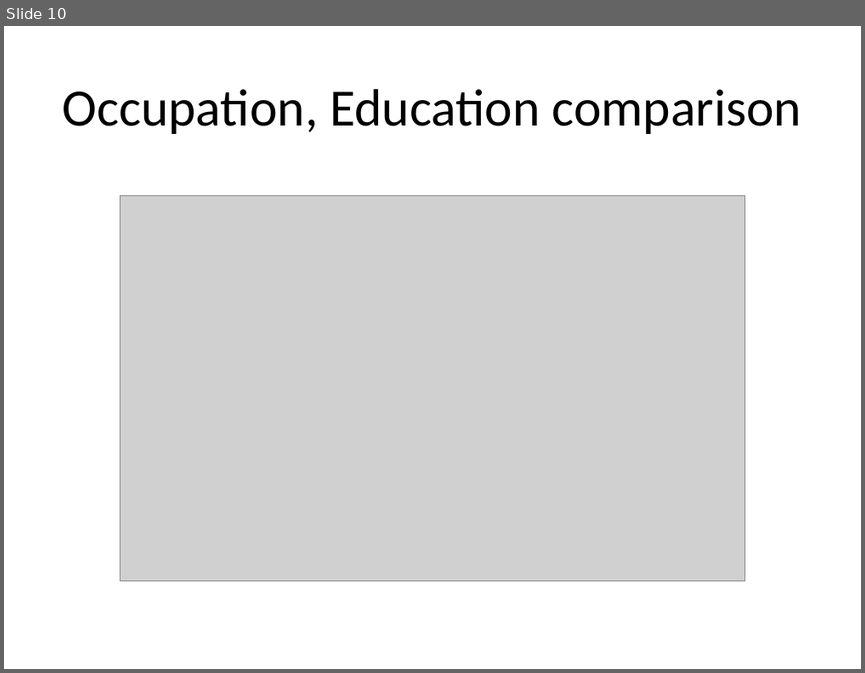
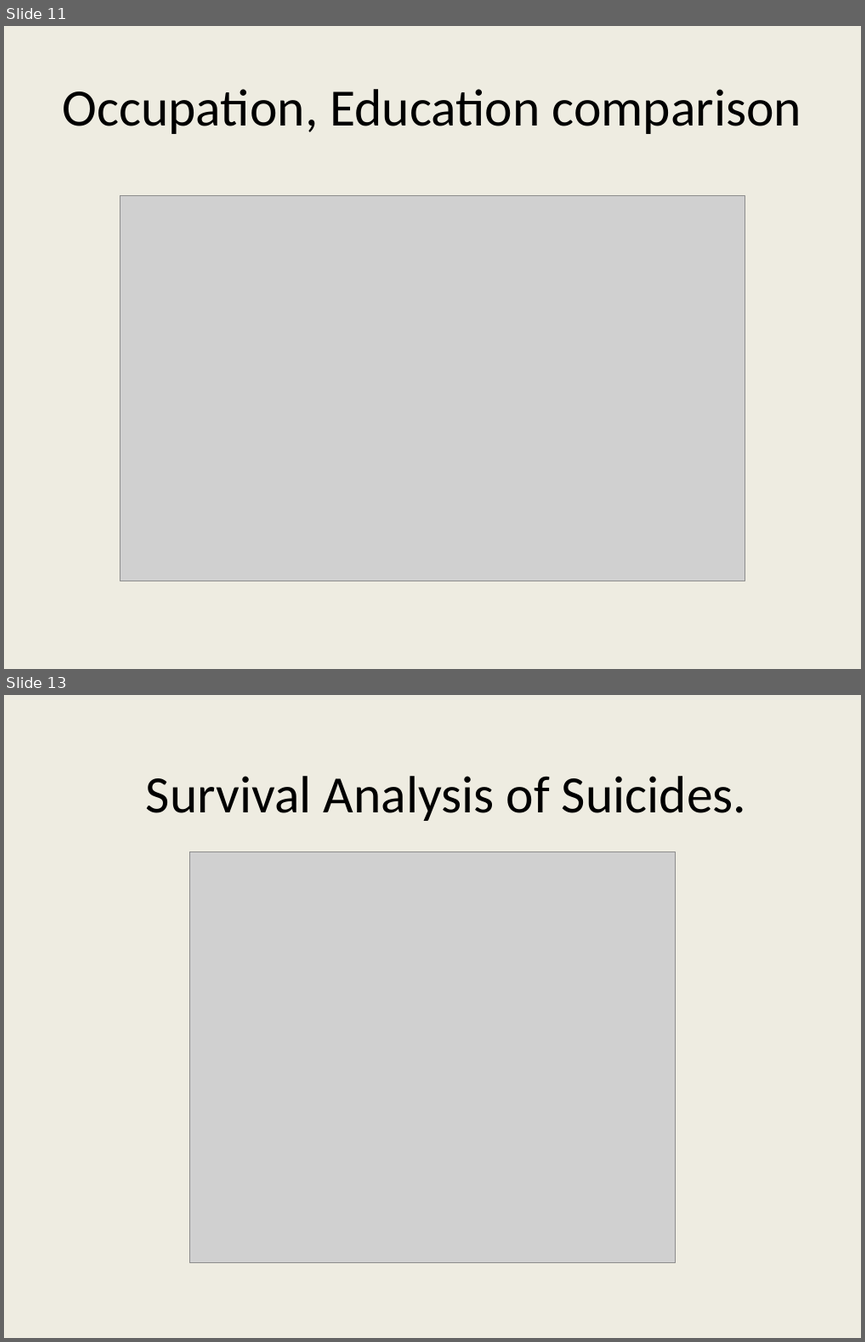
Before and after one commit to ishgupta/National-Longitudinal-Mortality-Study-, a slide deck: output/Suicidal Catalysts.pptx. Shown one above the other, each under a label of ours: slide 10 before the commit, slides 11 and 13 after it; the slides between them are not shown. The pictures are 865x673 and 865x1342 pixels, drawn with LibreOffice and Linux fonts; fonts in the diff are those of the drawing; grey boxes stand for pictures. Boxes give left, top, right and bottom in pixels: in the first picture for what was removed or moved away, otherwise in the second. Text is boxed around its words. In the diff, an @@ line names an element or a change of style, - is before the commit and + after.

```diff
--- a/output/Suicidal Catalysts.pptx
+++ b/output/Suicidal Catalysts.pptx
@@ slide 13 added at box(4, 695, 861, 1338), background #EEECE1 @@
@@ title added at box(146, 776, 746, 821), 44 pt, text #000000 @@
+Survival Analysis of Suicides.
@@ picture added at box(190, 851, 675, 1262) @@
@@ what was slide 10 is now slide 11 @@
@@ slide 11 changed as well @@
@@ background #FFFFFF to #EEECE1 @@
```
Also in this commit, not shown: 7 other slides changed, 15 other slides added, 3 slides removed, 1 other file.
